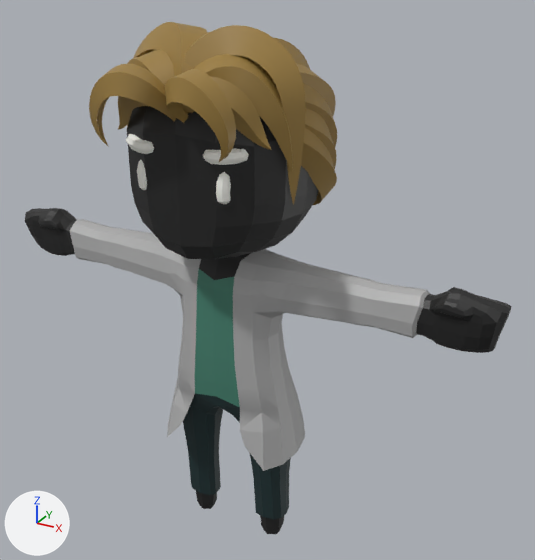
A saved change to the glTF model public/assets/characters/char_q_doctor_male_young.glb.
Both versions are drawn from a 50 mm lens placed at (2.16, -3.48, 3.62), pointed at (0.18, 0.13, 1.82). Every picture has the same lights, and +X, +Y and +Z are marked at lower left. The picture after the commit comes second.

Objects in the first picture: 'Body'.
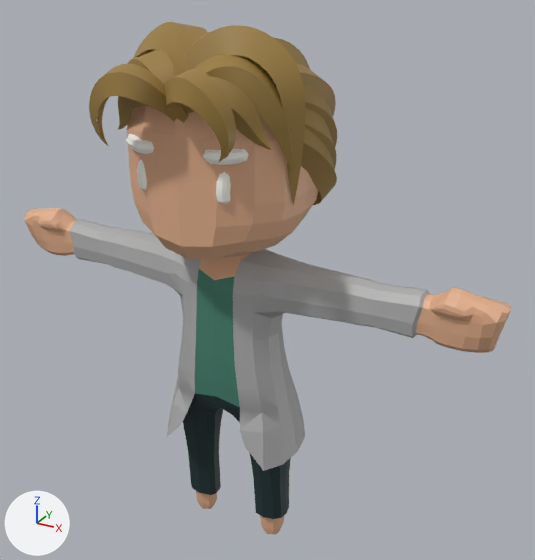
What differs and where, as boxes (x1, y1, x2, y2) in the pictures (535 x 560 px):
'Body', recoloured: (25, 100, 512, 534) in both

What changed in the scene script:
```text
Change mat_skin:
    mat_skin.base_color: (0.0134, 0.0134, 0.0134) -> (0.768, 0.434, 0.263)  # black #1f1f1f -> beige #e3b08c
```
